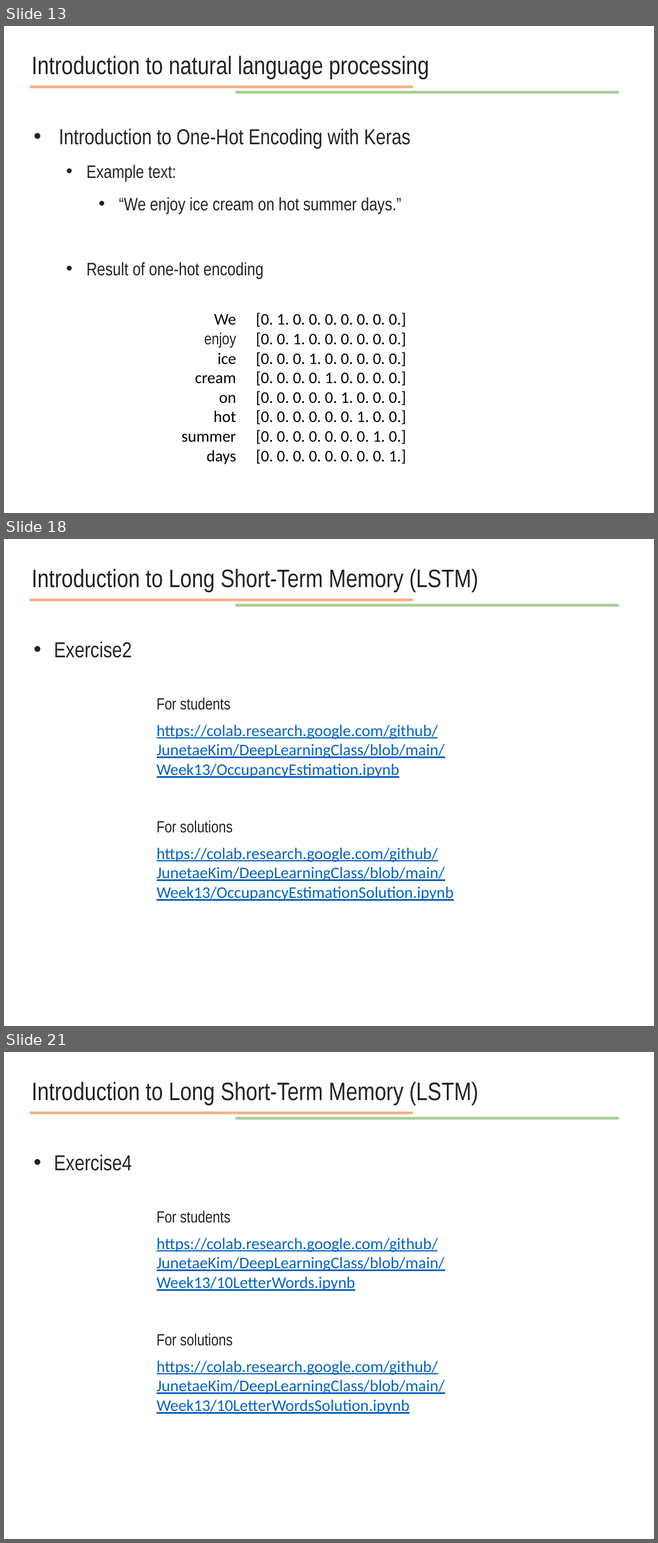
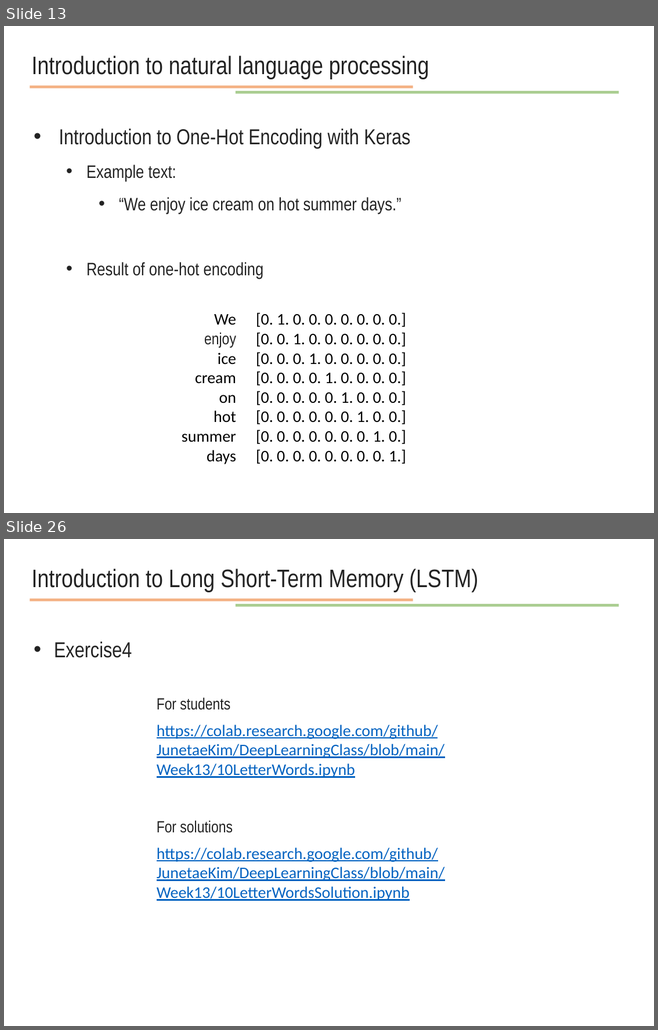
Before and after one commit to JunetaeKim/DeepLearningClass, a slide deck: Week14/week14 natural language processing.pptx. Shown one above the other, each under a label of ours: slides 13, 18 and 21 before the commit, slides 13 and 26 after it; the slides between them are not shown. The pictures are 658x1543 and 658x1030 pixels, drawn with LibreOffice and Linux fonts; fonts in the diff are those of the drawing. Boxes give left, top, right and bottom in pixels: in the first picture for what was removed or moved away, otherwise in the second. Text is boxed around its words. In the diff, an @@ line names an element or a change of style, - is before the commit and + after.

```diff
--- a/Week14/week14 natural language processing.pptx
+++ b/Week14/week14 natural language processing.pptx
@@ slide 18 removed at (x1=4, y1=539, x2=654, y2=1026), background #FFFFFF @@
@@ text removed at (x1=32, y1=569, x2=478, y2=592) @@
-Introduction to Long Short-Term Memory (LSTM)
@@ line removed from (30, 600) to (412, 600) @@
@@ line removed from (235, 605) to (619, 605) @@
@@ text removed at (x1=54, y1=642, x2=132, y2=658) @@
-• Exercise2
@@ text removed at (x1=157, y1=697, x2=230, y2=710) @@
-For students
@@ text removed at (x1=157, y1=725, x2=445, y2=778) @@
-https://colab.research.google.com/github/JunetaeKim/DeepLearningClass/blob/main/Week13/OccupancyEstimation.ipynb
@@ text removed at (x1=157, y1=820, x2=233, y2=833) @@
-For solutions
@@ text removed at (x1=157, y1=848, x2=453, y2=901) @@
-https://colab.research.google.com/github/JunetaeKim/DeepLearningClass/blob/main/Week13/OccupancyEstimationSolution.ipynb
@@ what was slide 21 is now slide 26 @@
```
Also in this commit, not shown: 4 slides changed, 9 slides added, 3 other slides removed, 4 other files.
